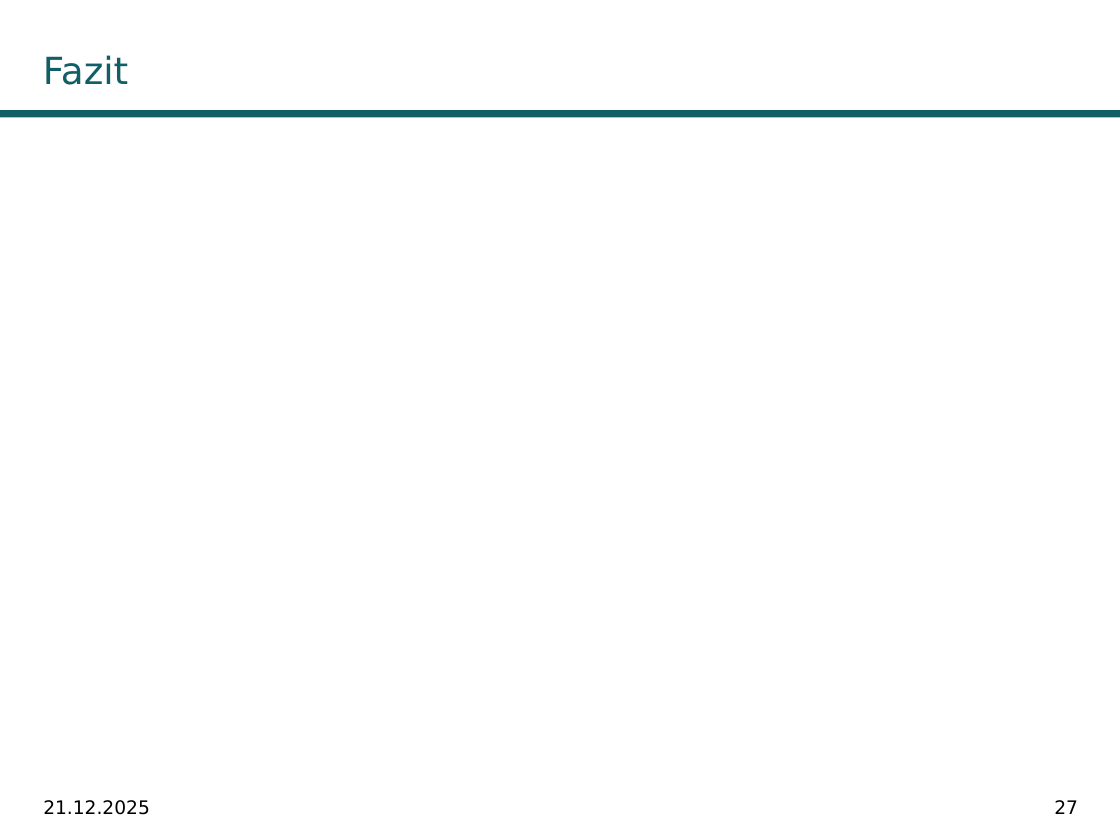
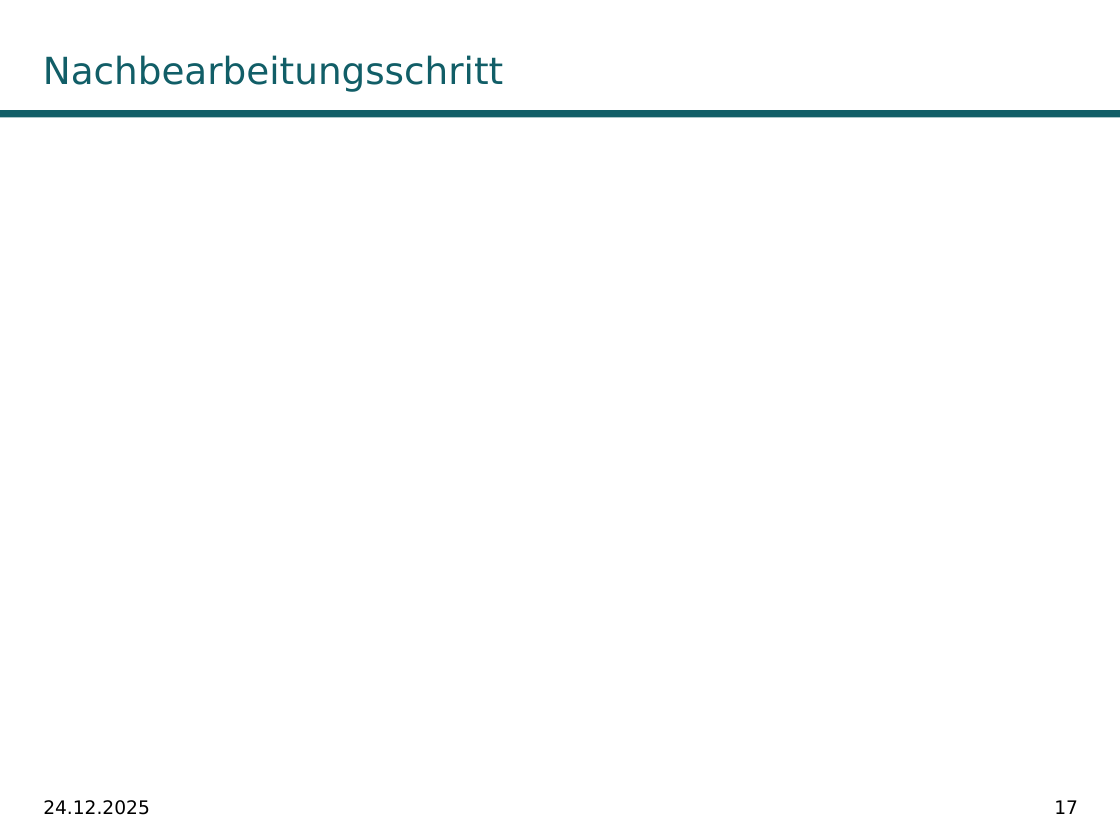
Before and after one commit to fabiw98/Seminar_DICE, a slide deck: slide 17 of Präsentation/DiCE_PowerPoint.potx (slide 27 before the commit). Drawn at 1120x840 pixels with LibreOffice and Linux fonts; fonts in the diff are those of the drawing; grey boxes stand for pictures; background and template pictures are left out. Boxes give left, top, right and bottom in pixels: in the first picture for what was removed or moved away, otherwise in the second. Text is boxed around its words. In the diff, an @@ line names an element or a change of style, - is before the commit and + after.

```diff
--- a/Präsentation/DiCE_PowerPoint.potx
+++ b/Präsentation/DiCE_PowerPoint.potx
@@ title at [43, 55, 503, 92]: text changed @@
-Fazit
+Nachbearbeitungsschritt
@@ text at [43, 800, 150, 815]: text changed @@
-21.12.2025
+24.12.2025
@@ page number at [1054, 800, 1078, 814]: text changed @@
-27
+17
```
Also in this commit, not shown: 19 other slides changed, 12 slides added, 1 slide removed, 16 other files.
